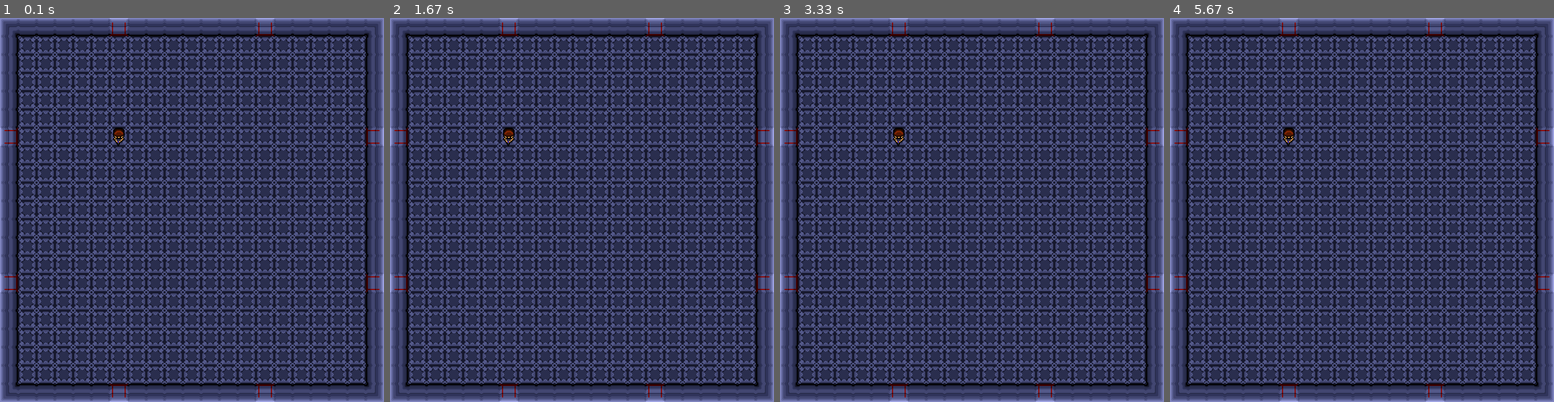
Above: before the commit, frames 1-4 (left to right).
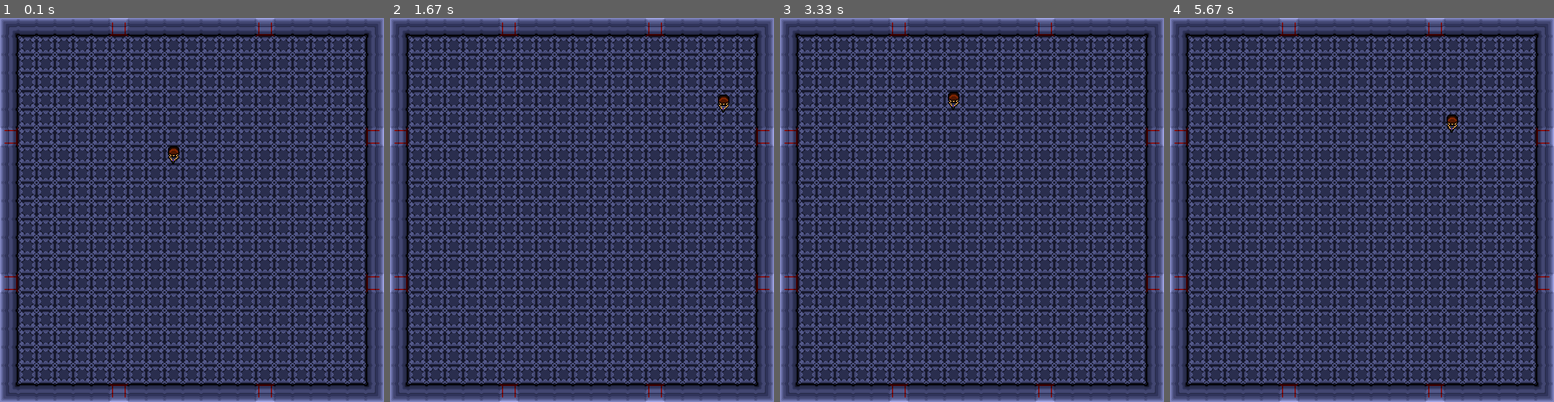
Above: after the commit, the same moments.

Repository: Jay-J-Williams/iTeamA3
Game: pygame game, started from Pygame_GroupProject/Pygame_GroupProject/Front.py
Same seed, same stepped clock (60 frames per second), same inputs: the game is played once before the commit and once after it.
Inputs:
- Up to frame 1 (0.1 s): no input
- Up to frame 2 (1.67 s): hold D 0.33-0.8 s; hold W 0.83-1.13 s; hold D 1.17-1.63 s
- Up to frame 3 (3.33 s): hold A 1.67-2.2 s; hold S 2.23-2.53 s; hold A 2.57-2.97 s; hold W from 3 s (still down)
- Up to frame 4 (5.67 s): release W at 3.37 s; hold D 3.4-4.03 s; hold S 4.07-4.43 s; hold W from 5.47 s (still down)

The runs differ from the first frame. In frame 1, 0.2% of the frame differs, in the area x 29-47%, y 28-39%; in frame 2, 0.2%; in frame 3, 0.2%; in frame 4, 0.2%, in the area x 29-75%, y 25-34%.

Commit message:
Add files via upload

Diff:
--- a/Pygame_GroupProject/Pygame_GroupProject/Front.py
+++ b/Pygame_GroupProject/Pygame_GroupProject/Front.py
@@ -1,4 +1,6 @@
-import pygame, sys
+import pygame
+import sys
+#import Back
 #----------------------------------------------------------------------------------------------------
 class Settings:
     Width = 672
@@ -15,8 +17,8 @@
     ['w','f','f','f','f','f','f','f','f','f','f','f','f','f','f','f','f','f','f','f','w'], #4 | [3]
     ['w','f','f','f','f','f','f','f','f','f','f','f','f','f','f','f','f','f','f','f','w'], #5 | [4]
     ['w','f','f','f','f','f','f','f','f','f','f','f','f','f','f','f','f','f','f','f','w'], #6 | [5]
-    ['d','f','f','f','f','f','fp','f','f','f','f','f','f','f','f','f','f','f','f','f','d'],#7 | [6]
-    ['w','f','f','f','f','f','f','f','f','f','f','f','f','f','f','f','f','f','f','f','w'], #8 | [7]
+    ['d','f','f','f','f','f','f','f','f','f','f','f','f','f','f','f','f','f','f','f','d'],#7 | [6]
+    ['w','f','f','f','f','f','f','f','f','fp','f','f','f','f','f','f','f','f','f','f','w'], #8 | [7]
     ['w','f','f','f','f','f','f','f','f','f','f','f','f','f','f','f','f','f','f','f','w'], #9 | [8]
     ['w','f','f','f','f','f','f','f','f','f','f','f','f','f','f','f','f','f','f','f','w'], #10 | [9]
     ['w','f','f','f','f','f','f','f','f','f','f','f','f','f','f','f','f','f','f','f','w'], #11 | [10]
@@ -47,6 +49,7 @@
         self.FPS = S.FPS
 
     def run(self):
+
         for event in pygame.event.get():
             if event.type == pygame.QUIT:
                 pygame.quit()
@@ -74,7 +77,8 @@
             for col_index, col in enumerate(row):
                 x = col_index * self.TILESIZE
                 y = row_index * self.TILESIZE
-
+                self.y = y
+                self.x = x
                 #--------------------------------------------------------------------------------
                 #Walls
                 if col == "w" and row_index == 0:
@@ -144,7 +148,7 @@
                 #Player
                 if "p" in col:
                     image = "Assets/Player/Player_pistol.png"
-                    Player((x, y), image, [self.visible_sprites], self.obstacle_sprites)
+                    Player((x, y), image, self.visible_sprites, self.obstacle_sprites)
 
     def run(self):
         self.visible_sprites.draw(self.display_surface)
@@ -184,16 +188,21 @@
 class Player(pygame.sprite.Sprite):
     def __init__(self, pos, image, groups, obstacles):
         super().__init__(groups)
+
         self.image = pygame.image.load(image).convert_alpha()
         self.image = pygame.transform.scale2x(self.image)
         self.rect = self.image.get_rect(topleft = pos)
         self.obstacles = obstacles
-        self.pos = pygame.Vector2(pos)
+        self.pos = pygame.math.Vector2(pos)
+        Player.movement(self)
 
     def movement(self):
         keys = pygame.key.get_pressed()
-
-        if keys[pygame.K_a]:
+        #self.image = pygame.image.load(image).convert_alpha()
+
+        self.image = "Assets/Player/Player_pistol.png"
+        if keys [pygame.K_a]:
+
             self.pos.x -= 5
         elif keys[pygame.K_d]:
             self.pos.x += 5
@@ -201,6 +210,14 @@
             self.pos.y -= 5
         elif keys[pygame.K_s]:
             self.pos.y += 5
+        self.image = pygame.image.load(self.image).convert_alpha()
+        self.image = pygame.transform.scale2x(self.image)
+        self.rect = self.image.get_rect(topleft = self.pos)
+
+    def update(self):
+        Player.movement(self)
+
+        #self.rect = self.image.get_rect(topleft = pos)
 
 #class Player(pygame.sprite.Sprite):
 #    def __init__(self, pos, groups,obstacle_sprites):
